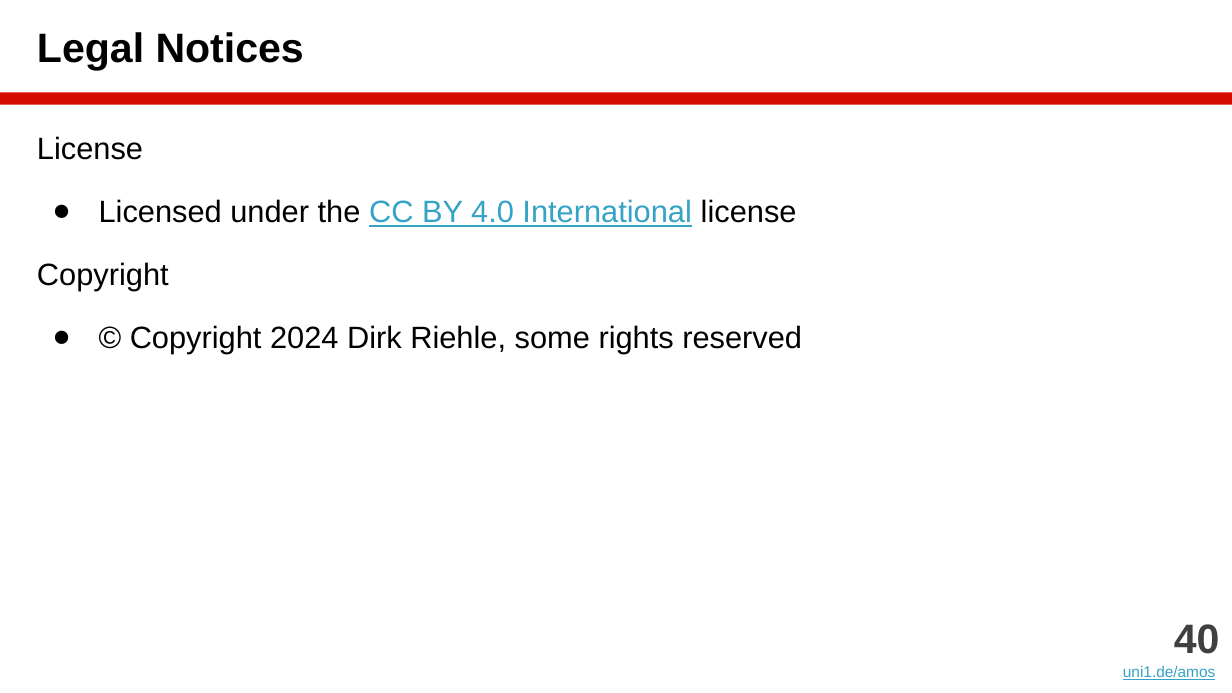
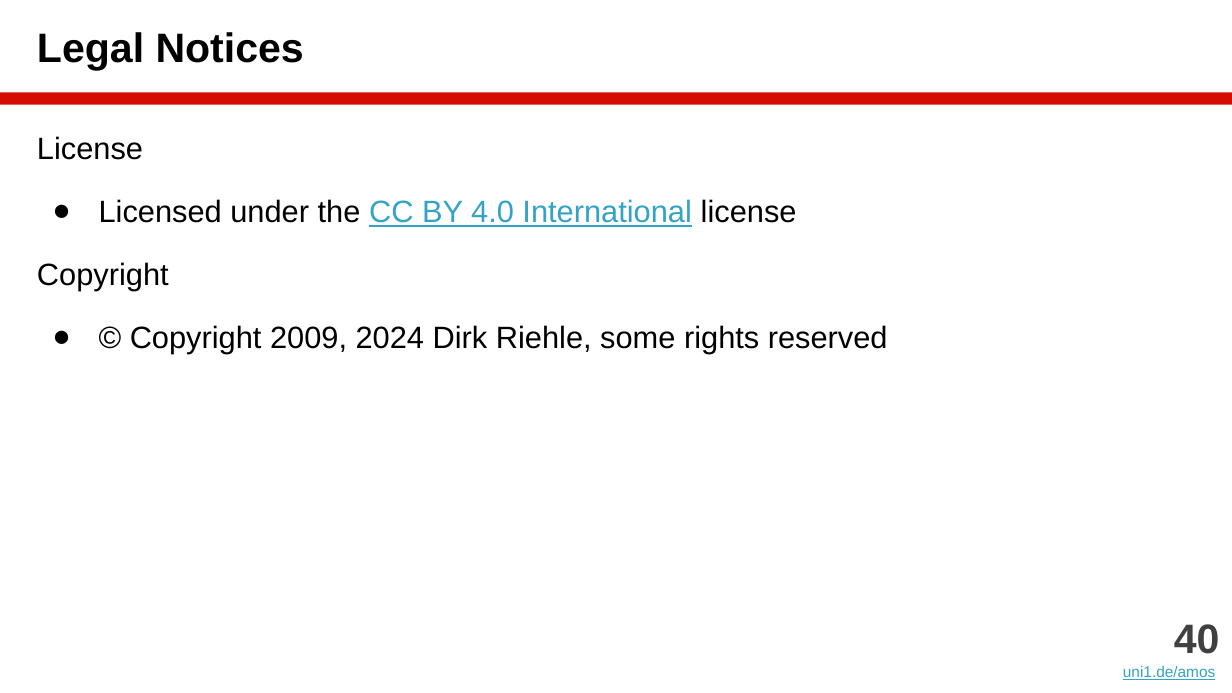
Before and after one commit to dirkriehle/amos-course, a slide deck: slide 40 of Lecture slides/AMOS B02 - Scrum and AMOS.pptx. Drawn at 1232x693 pixels with LibreOffice and Linux fonts; fonts in the diff are those of the drawing. Boxes give left, top, right and bottom in pixels: in the first picture for what was removed or moved away, otherwise in the second. Text is boxed around its words. In the diff, an @@ line names an element or a change of style, - is before the commit and + after.

```diff
--- a/Lecture slides/AMOS B02 - Scrum and AMOS.pptx
+++ b/Lecture slides/AMOS B02 - Scrum and AMOS.pptx
@@ text at (130, 325, 888, 354): text changed @@
-● © Copyright 2024 Dirk Riehle, some rights reserved
+● © Copyright 2009, 2024 Dirk Riehle, some rights reserved
```
Also in this commit, not shown: 15 other files.
